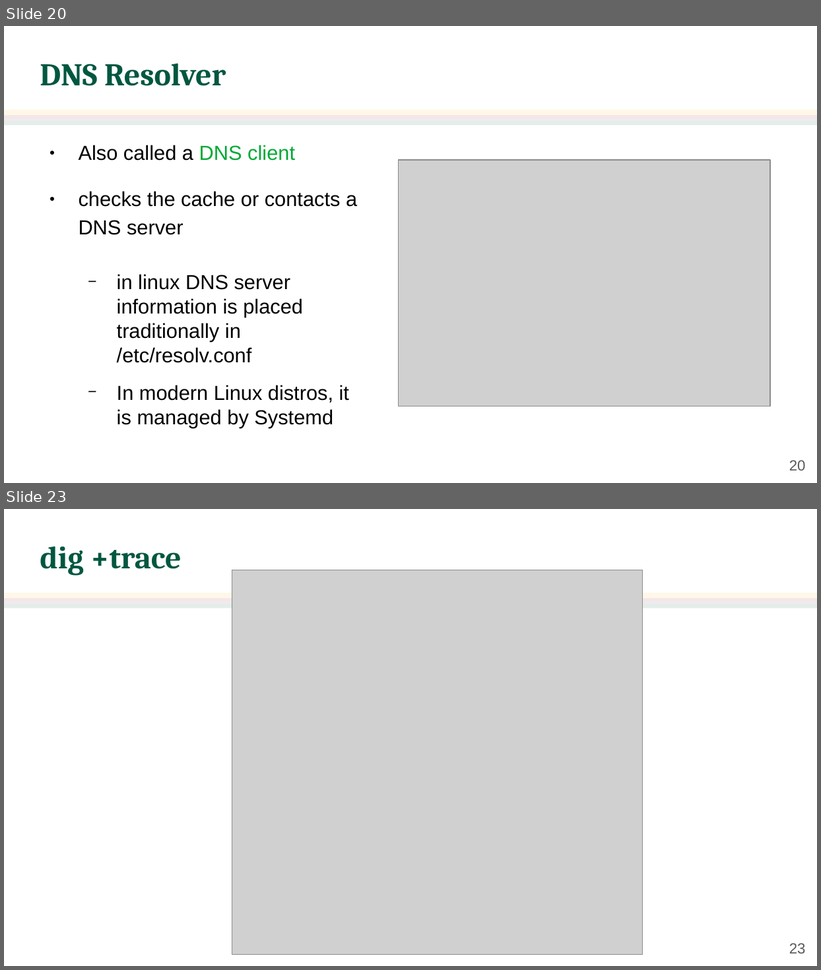
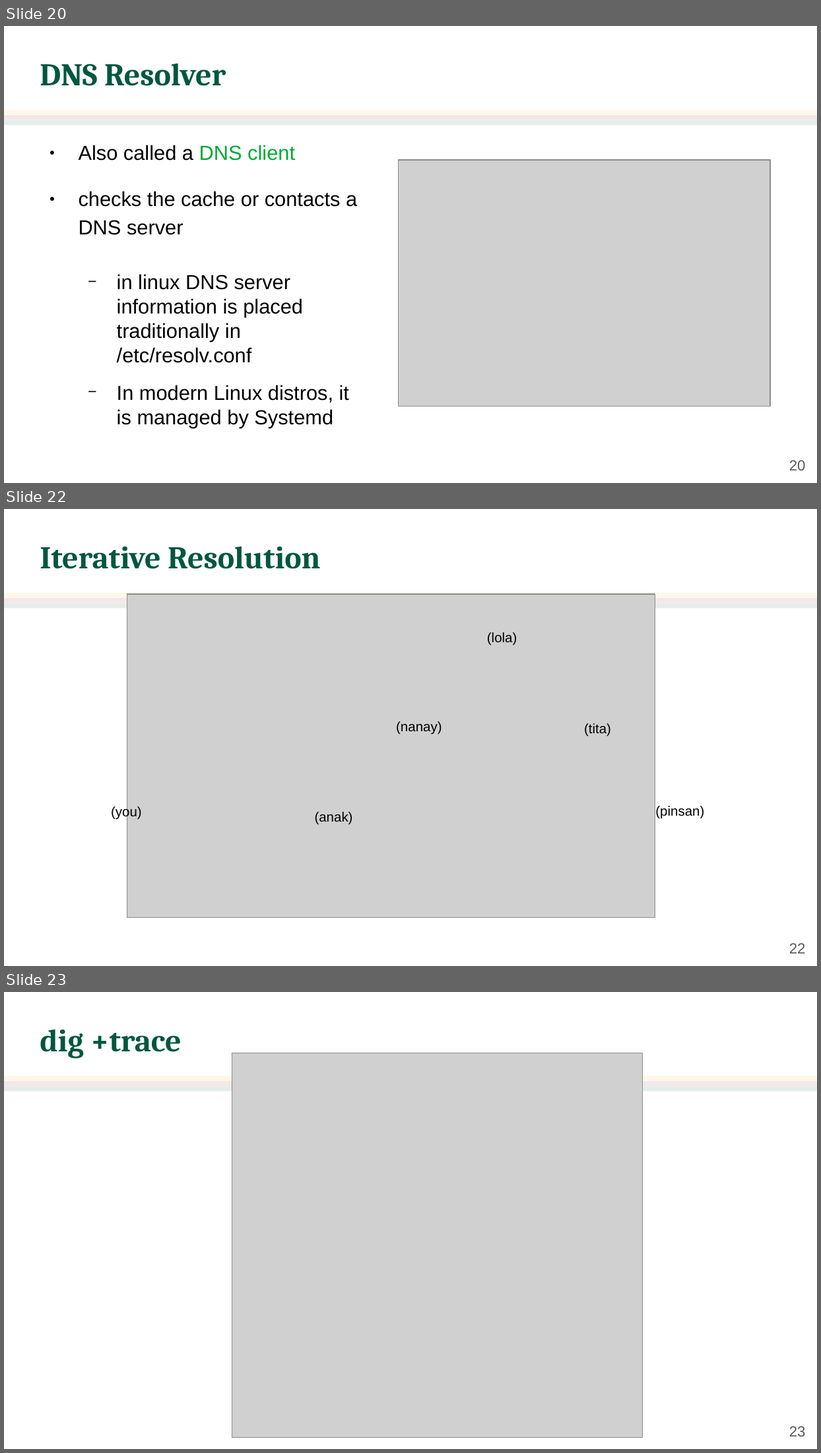
Before and after one commit to jachermocilla/extra-course-materials, a slide deck: cmsc137/slides-rsm/CMSC 137 - 23 - Domain Name System.odp. Shown one above the other, each under a label of ours: slides 20 and 23 before the commit, slides 20, 22 and 23 after it; the slides between them are not shown. The pictures are 821x970 and 821x1453 pixels, drawn with LibreOffice and Linux fonts; fonts in the diff are those of the drawing; grey boxes stand for pictures; background and template pictures are left out. Boxes give left, top, right and bottom in pixels: in the first picture for what was removed or moved away, otherwise in the second. Text is boxed around its words. In the diff, an @@ line names an element or a change of style, - is before the commit and + after.

```diff
--- a/cmsc137/slides-rsm/CMSC 137 - 23 - Domain Name System.odp
+++ b/cmsc137/slides-rsm/CMSC 137 - 23 - Domain Name System.odp
@@ slide 22 added at (4, 509, 817, 966), background #FFFFFF; not listed: 3 template elements that a slide beside it also shows @@
@@ title added at (40, 546, 320, 569), 28 pt, text #005740, bold @@
+Iterative Resolution
@@ picture added at (127, 594, 655, 918) @@
@@ text added at (487, 632, 517, 645), 12 pt, text #000000 @@
+(lola)
@@ text added at (396, 722, 442, 735), 12 pt, text #000000 @@
+(nanay)
@@ text added at (584, 723, 611, 737), 12 pt, text #000000 @@
+(tita)
@@ text added at (111, 806, 142, 820), 12 pt, text #000000 @@
+(you)
@@ text added at (315, 812, 353, 824), 12 pt, text #000000 @@
+(anak)
@@ text added at (655, 806, 704, 819), 12 pt, text #000000 @@
+(pinsan)
@@ page number added at (789, 943, 806, 954), 13 pt, text #595959 @@
+22
```
Also in this commit, not shown: 1 slide changed, 1 other slide added, 2 slides removed, 1 other file.
